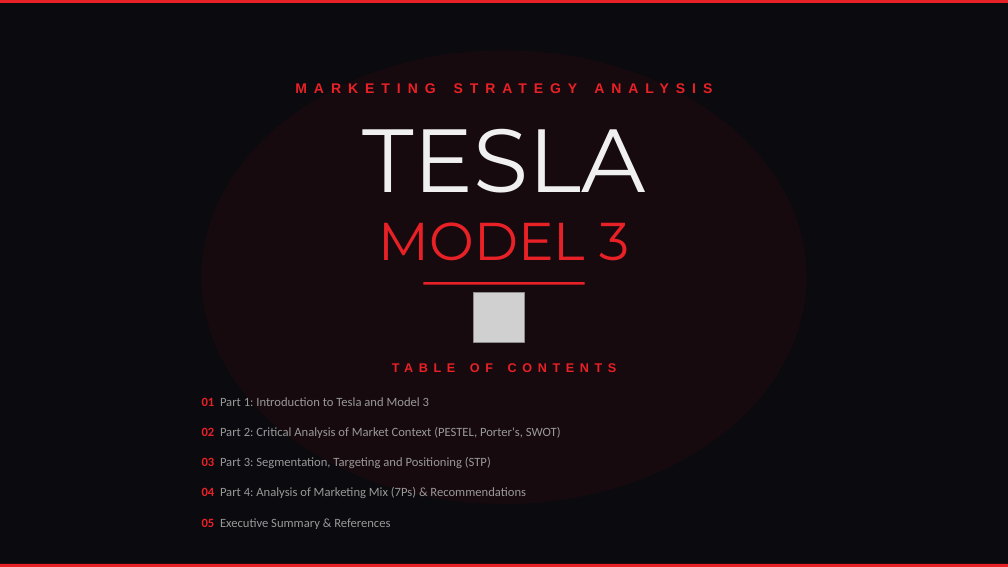
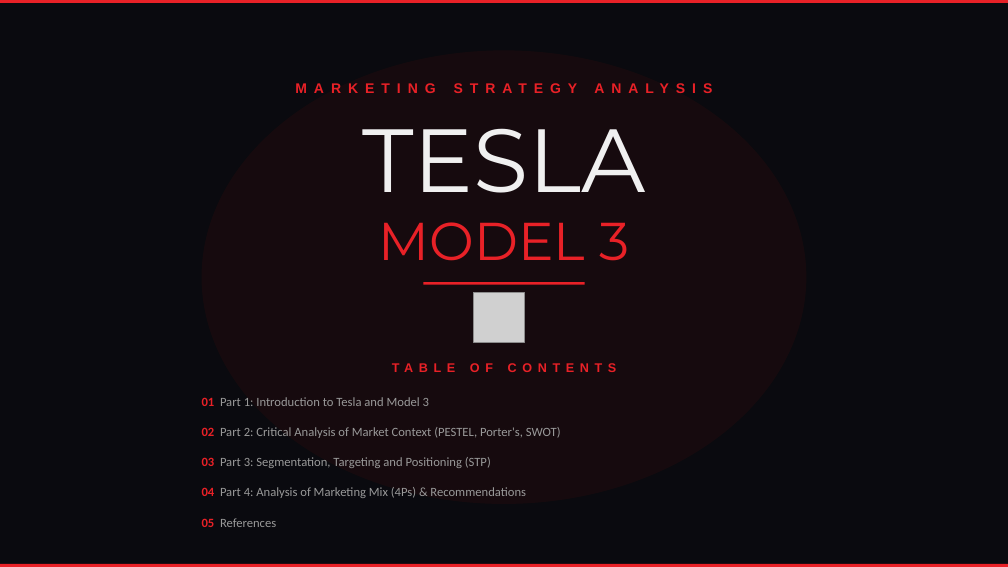
Before and after one commit to MadBoy001/Tesla, a slide deck: slide 1 of Tesla_Model3_Marketing.pptx. Drawn at 1008x567 pixels with LibreOffice and Linux fonts; fonts in the diff are those of the drawing; grey boxes stand for pictures. Boxes give left, top, right and bottom in pixels: in the first picture for what was removed or moved away, otherwise in the second. Text is boxed around its words. In the diff, an @@ line names an element or a change of style, - is before the commit and + after.

```diff
--- a/Tesla_Model3_Marketing.pptx
+++ b/Tesla_Model3_Marketing.pptx
@@ text at (202, 487, 526, 498): text changed @@
-04 Part 4: Analysis of Marketing Mix (7Ps) & Recommendations
+04 Part 4: Analysis of Marketing Mix (4Ps) & Recommendations
@@ text at (202, 518, 276, 527): text changed @@
-05 Executive Summary & References
+05 References
```
Also in this commit, not shown: 4 other slides changed, 1 slide added, 2 slides removed, 4 other files.
